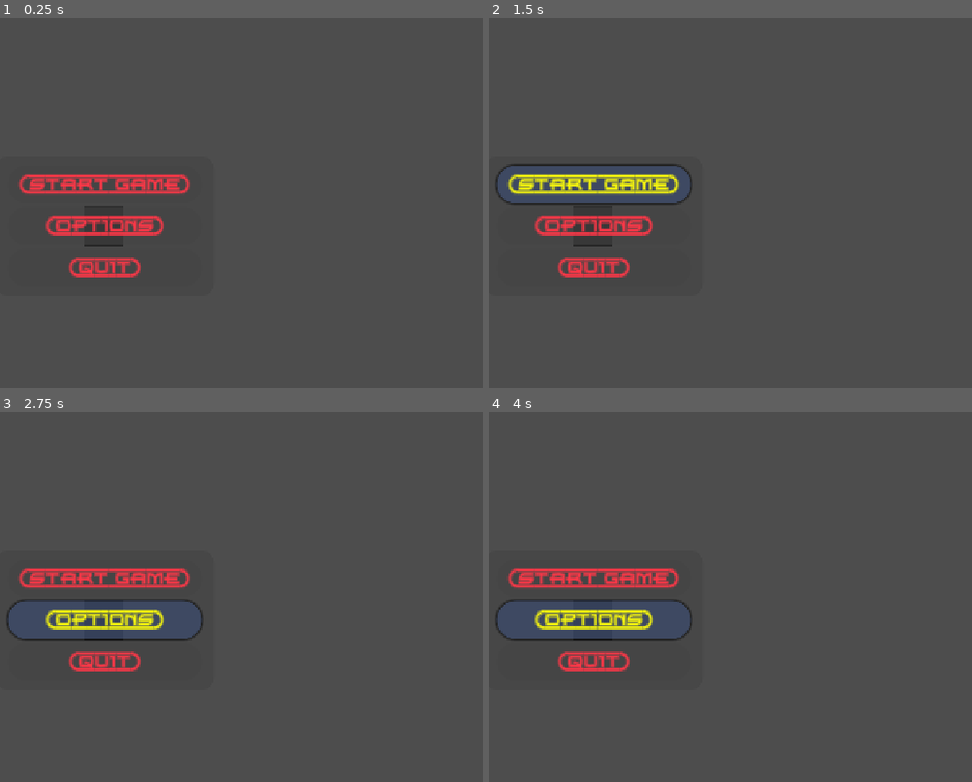
Above: before the commit, frames 1-4 (two rows, left to right).
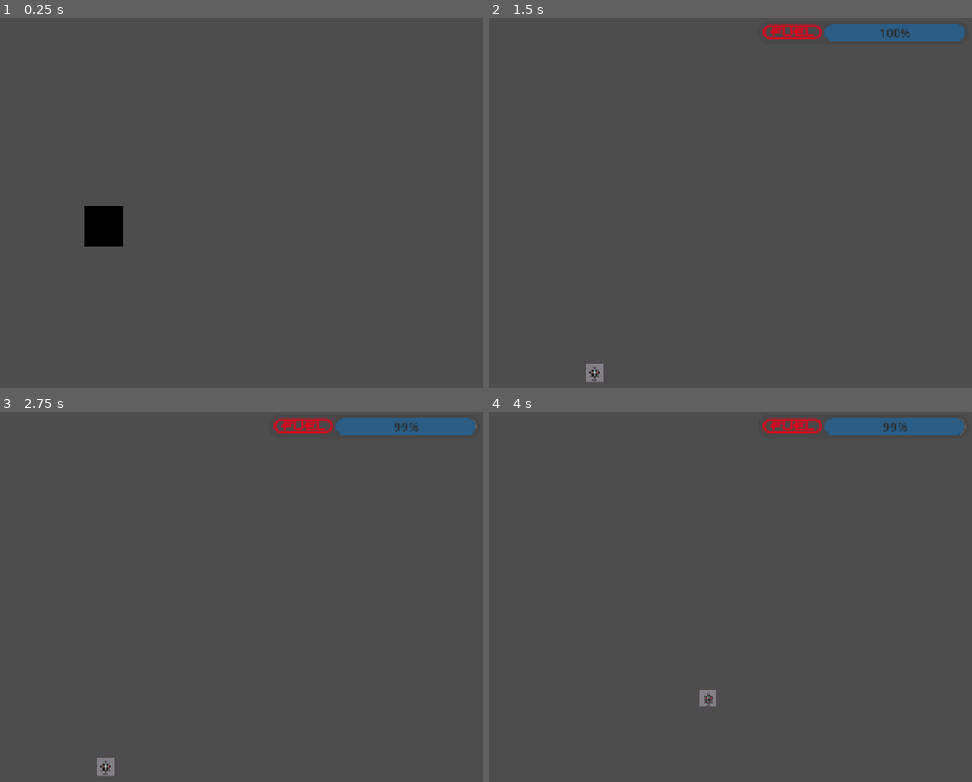
Above: after the commit, the same moments.

Repository: ikostan/SkyLockAssault
Game: Godot game, scene res://scenes/main_menu.tscn
Two runs of this game, one before a commit and one after it. Both use one fixed random seed, a clock stepped at 60 frames per second and the inputs below. Video files are missing from this copy of the repository; at most half a second of black plays in their place.
Inputs (mouse positions are in pixels of both pictures, inside the frame that each line leads up to):
- Up to frame 1 (0.25 s): no input
- Up to frame 2 (1.5 s): click (595, 184) at 0.5 s, where only the run before the commit has a clickable "{START=GAME}"; click "{START=GAME}" at 1.25 s
- Up to frame 3 (2.75 s): click (106, 619) at 2 s, where only the run before the commit has a clickable "{OPTIONS}"
- Up to frame 4 (4 s): hold D (move_right) 2.78-3.53 s; hold Q (next_weapon) 2.78-3.53 s; hold W (move_backward) from 3.53 s (still down); tap Q (next_weapon) at 3.6 s

The runs differ from the first frame. In frame 1, 3.7% of the frame differs, in the area x 4-40%, y 42-71%; in frame 2, 5.6%, in the area x 1-99%, y 1-99%; in frame 3, 5.6%; in frame 4, 5.6%.
Error before the commit: Parse Error: Used space character for indentation instead of tab as used before in the file. (res://scripts/main_menu.gd:33)

Commit message:
Update main_menu.gd

Diff:
--- a/scripts/main_menu.gd
+++ b/scripts/main_menu.gd
@@ -31,7 +31,7 @@
 	options_button.pressed.connect(_on_options_button_pressed)
 	# Connect QUIT button signal
 	@warning_ignore("return_value_discarded")
- 	quit_button.pressed.connect(_on_quit_pressed)
+	quit_button.pressed.connect(_on_quit_pressed)
 
 	setup_quit_dialog()  # New: Handles dialog setup in one place
 	# assert(quit_dialog != null, "QuitDialog must be assigned!")
